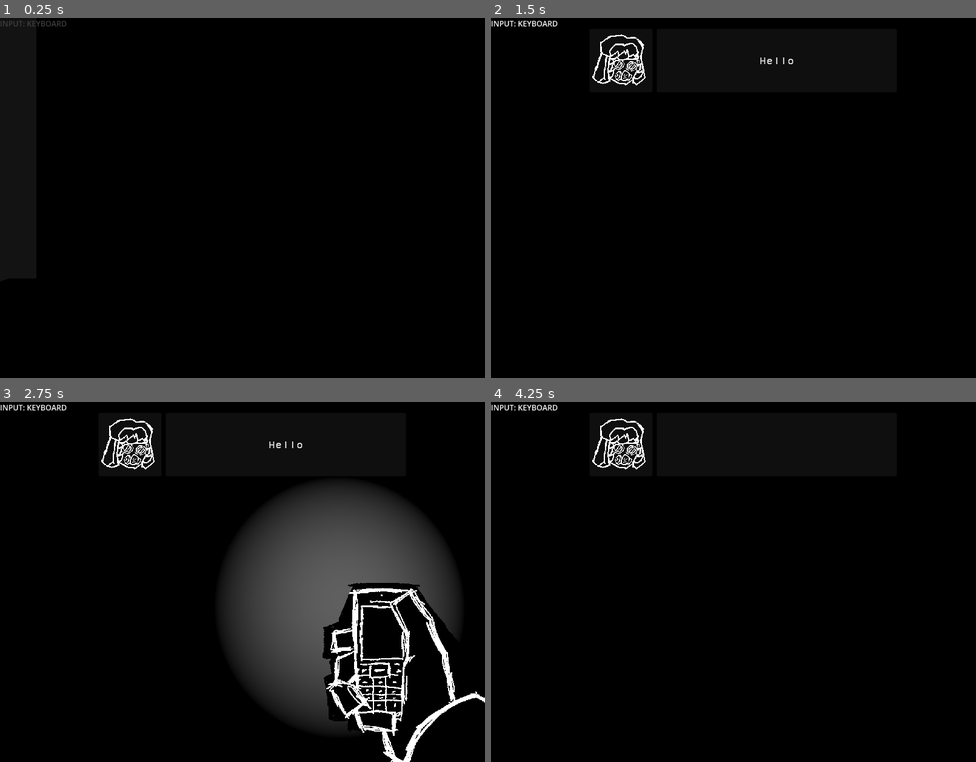
Above: before the commit, frames 1-4 (two rows, left to right).
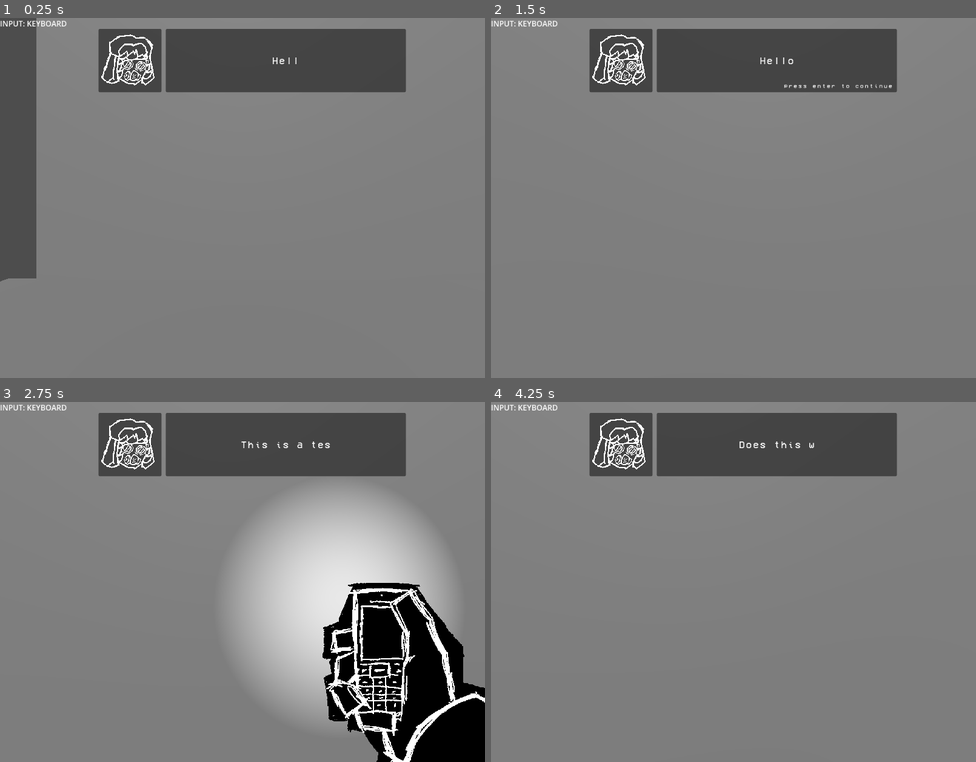
Above: after the commit, the same moments.

Repository: 2BEHDAMNED/aberdeen-game
Game: Godot game, scene res://scenes/game/ch1_00.tscn
Same seed, same stepped clock (60 frames per second), same inputs: the game is played once before the commit and once after it. This scene is started directly instead of the project's main scene. Sound files missing from this copy of the repository are replaced by a short silence.
Inputs (mouse positions are in pixels of both pictures, inside the frame that each line leads up to):
- Up to frame 1 (0.25 s): no input
- Up to frame 2 (1.5 s): tap Enter (ui_accept) at 0.5 s; move the mouse to (757, 198) at 0.52 s; hold Enter (ui_accept) 0.53-1.28 s; hold W (player_forwards) from 0.53 s (still down); move the mouse to (709, 198) at 1.27 s; tap F (flashlight) at 1.35 s
- Up to frame 3 (2.75 s): keep holding W (player_forwards); tap Enter (ui_accept) at 1.52, 1.55, 1.82 s; move the mouse to (252, 574) at 2.02 s; hold Enter (ui_accept) from 2.03 s (still down); tap Shift (sprint) at 2.1 s
- Up to frame 4 (4.25 s): keep holding W (player_forwards); move the mouse to (728, 589) at 2.77 s; release Enter (ui_accept) at 2.78 s; tap Enter (ui_accept) at 2.85, 3.02, 3.32, 3.5 s; move the mouse to (767, 585) at 3.52 s; hold Enter (ui_accept) from 3.53 s (still down); tap F (flashlight) at 3.6 s

The runs differ from the first frame. In frame 1, 100% of the frame differs, in the area x 0-100%, y 0-100%; in frame 2, 99%; in frame 3, 87%; in frame 4, 99%.

Commit message:
dialogue system: press enter to continue

Diff:
--- /dev/null
+++ b/environments/debug.tres
@@ -0,0 +1,4 @@
+[gd_resource type="Environment" format=3 uid="uid://btgrg2c8gahx7"]
+
+[resource]
+background_mode = 2
--- a/scenes/game/ch1_00.tscn
+++ b/scenes/game/ch1_00.tscn
@@ -2,7 +2,9 @@
 
 [ext_resource type="PackedScene" uid="uid://citbnfpd8xyv2" path="res://scenes/player.tscn" id="1_52yd7"]
 [ext_resource type="PackedScene" uid="uid://d07pk2nfvgdks" path="res://scenes/fade_in.tscn" id="2_8ki8l"]
-[ext_resource type="Environment" uid="uid://ds2f8bsl4l1xg" path="res://environments/base.tres" id="3_kgh0j"]
+
+[sub_resource type="Environment" id="Environment_8ki8l"]
+background_mode = 2
 
 [sub_resource type="BoxMesh" id="BoxMesh_8ki8l"]
 
@@ -15,14 +17,14 @@
 disable_mode = 0
 
 [node name="FadeIn" parent="." unique_id=1868382498 instance=ExtResource("2_8ki8l")]
+visible = false
 multiplier = 1.0
 
 [node name="WorldEnvironment" type="WorldEnvironment" parent="." unique_id=886916496]
-environment = ExtResource("3_kgh0j")
+environment = SubResource("Environment_8ki8l")
 
 [node name="DirectionalLight3D" type="DirectionalLight3D" parent="WorldEnvironment" unique_id=32857524]
 transform = Transform3D(1, 0, 0, 0, 0.70710677, 0.70710677, 0, -0.70710677, 0.70710677, 0, 0, 0)
-visible = false
 
 [node name="MeshInstance3D" type="MeshInstance3D" parent="." unique_id=1847202372]
 transform = Transform3D(10, 0, 0, 0, 0.2, 0, 0, 0, 10, 0, 0, 0)
--- a/scenes/player.tscn
+++ b/scenes/player.tscn
@@ -8,6 +8,7 @@
 [ext_resource type="Texture2D" uid="uid://4ihdn564k18" path="res://textures/portraits/em_01.png" id="4_smehm"]
 [ext_resource type="AudioStream" uid="uid://b0vuyq76uwhcu" path="res://sounds/flashlight-off.mp3" id="5_qlg0r"]
 [ext_resource type="Theme" uid="uid://bdkitdw7ewaqg" path="res://themes/new_theme.tres" id="5_ur7pv"]
+[ext_resource type="FontFile" uid="uid://c8n18yn6w1gtc" path="res://fonts/VCR_OSD_MONO_1.001.ttf" id="6_ur7pv"]
 
 [sub_resource type="Animation" id="Animation_g2els"]
 length = 0.001
@@ -126,6 +127,15 @@
 &"phone_pulldown": SubResource("Animation_dqkch"),
 &"phone_pullup": SubResource("Animation_qhqgy")
 }
+
+[sub_resource type="FontVariation" id="FontVariation_s1hyc"]
+base_font = ExtResource("6_ur7pv")
+spacing_glyph = 3
+
+[sub_resource type="Theme" id="Theme_y4r1p"]
+default_font = SubResource("FontVariation_s1hyc")
+default_font_size = 12
+Label/fonts/font = SubResource("FontVariation_s1hyc")
 
 [sub_resource type="CapsuleShape3D" id="CapsuleShape3D_3vyb7"]
 
@@ -172,11 +182,10 @@
 text = "INPUT: KEYBOARD"
 
 [node name="DialogContainer" type="Control" parent="Control" unique_id=872835834]
-visible = false
 layout_mode = 1
 anchors_preset = 10
 anchor_right = 1.0
-offset_bottom = 139.0
+offset_bottom = 171.15536
 grow_horizontal = 2
 scale = Vector2(1, 1.0049349)
 
@@ -193,7 +202,7 @@
 texture = ExtResource("4_smehm")
 expand_mode = 1
 
-[node name="DialogueContainer" type="PanelContainer" parent="Control/DialogContainer" unique_id=524482082]
+[node name="DialogueContainer" type="Panel" parent="Control/DialogContainer" unique_id=806517869]
 layout_mode = 0
 offset_left = 350.0
 offset_top = 23.0
@@ -201,9 +210,24 @@
 offset_bottom = 156.0
 
 [node name="Dialogue" type="Label" parent="Control/DialogContainer/DialogueContainer" unique_id=1091934042]
-layout_mode = 2
+layout_mode = 0
+offset_top = 57.0
+offset_right = 507.0
+offset_bottom = 75.0
 theme = ExtResource("5_ur7pv")
 horizontal_alignment = 1
+autowrap_mode = 1
+
+[node name="PressEnter" type="Label" parent="Control/DialogContainer/DialogueContainer" unique_id=1930547012]
+visible = false
+layout_mode = 0
+offset_top = 111.33707
+offset_right = 507.0
+offset_bottom = 129.33707
+theme = SubResource("Theme_y4r1p")
+text = "press enter to continue "
+horizontal_alignment = 2
+vertical_alignment = 1
 autowrap_mode = 1
 
 [node name="CollisionShape3D" type="CollisionShape3D" parent="." unique_id=574270594]
--- a/scripts/dialoguemanager.gd
+++ b/scripts/dialoguemanager.gd
@@ -3,7 +3,11 @@
 var container : Control = null
 var portrait  : TextureRect = null
 var dialogue  : Label = null
+var enterquery: Label = null
 var is_active : bool = false
+var is_active_array = false
+
+signal continue_going
 
 func play_list(texts : Array):
 	var index = 0
@@ -16,11 +20,13 @@
 	if is_active:
 		return
 
+	if is_array != is_active_array:
+		is_active_array = is_array
+
 	if not dialogue:
 		_get_dialogue()
 
 	if dialogue:
-		await get_tree().create_timer(1).timeout
 		container.visible = true
 		is_active = true
 
@@ -31,15 +37,35 @@
 			dialogue.visible_characters += 1
 			await get_tree().create_timer(0.05).timeout
 
-		is_active = false
-		await get_tree().create_timer(2).timeout
 
-		# maybe wait on input instead of continuing as that makes it harder to read
-		if not is_array:
-			await get_tree().create_timer(2).timeout
-			container.visible = false
-		else:
-			dialogue.visible_characters = 0
+		await get_tree().create_timer(1).timeout
+		var in_the_middle_of_something = false
+
+		continue_going.connect(func(is_array: bool):
+			if not is_active:
+				return
+
+			if in_the_middle_of_something:
+				return
+
+			in_the_middle_of_something = true
+			if not is_array:
+				container.visible = false
+			else:
+				dialogue.visible_characters = 0
+			is_active = false
+		)
+
+		while is_active:
+			if not enterquery.visible:
+				enterquery.visible = true
+			await get_tree().create_timer(0.001).timeout
+
+		enterquery.visible = false
+
+func _input(event: InputEvent) -> void:
+	if Input.is_action_pressed("ui_accept") and is_active:
+		continue_going.emit(is_active_array)
 
 func _get_portrait():
 	if not container:
@@ -49,9 +75,15 @@
 func _get_container():
 	container = get_node("/root/Node3D/ThePlayer/Control/DialogContainer")
 
+func _get_enterquery():
+	enterquery = get_node("/root/Node3D/ThePlayer/Control/DialogContainer/DialogueContainer/PressEnter")
+
 func _get_dialogue():
 	if not container:
 		_get_container()
+	if not enterquery:
+		_get_enterquery()
+
 	dialogue = get_node("/root/Node3D/ThePlayer/Control/DialogContainer/DialogueContainer/Dialogue")
 	if dialogue:
 		dialogue.text = ""
